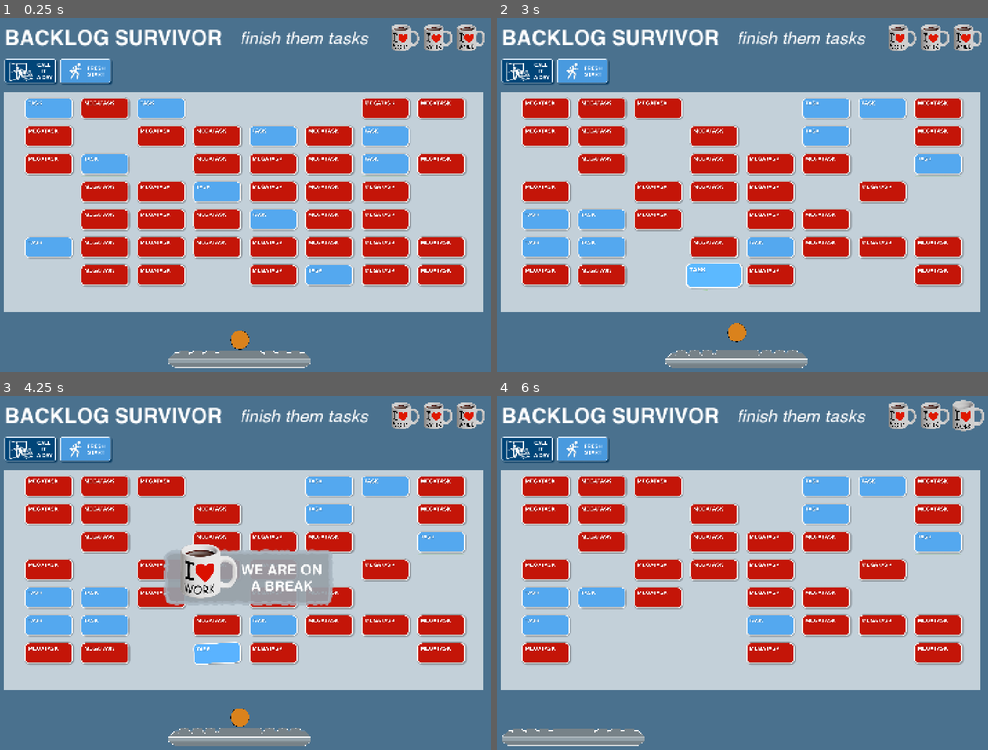
Above: before the commit, frames 1-4 (two rows, left to right).
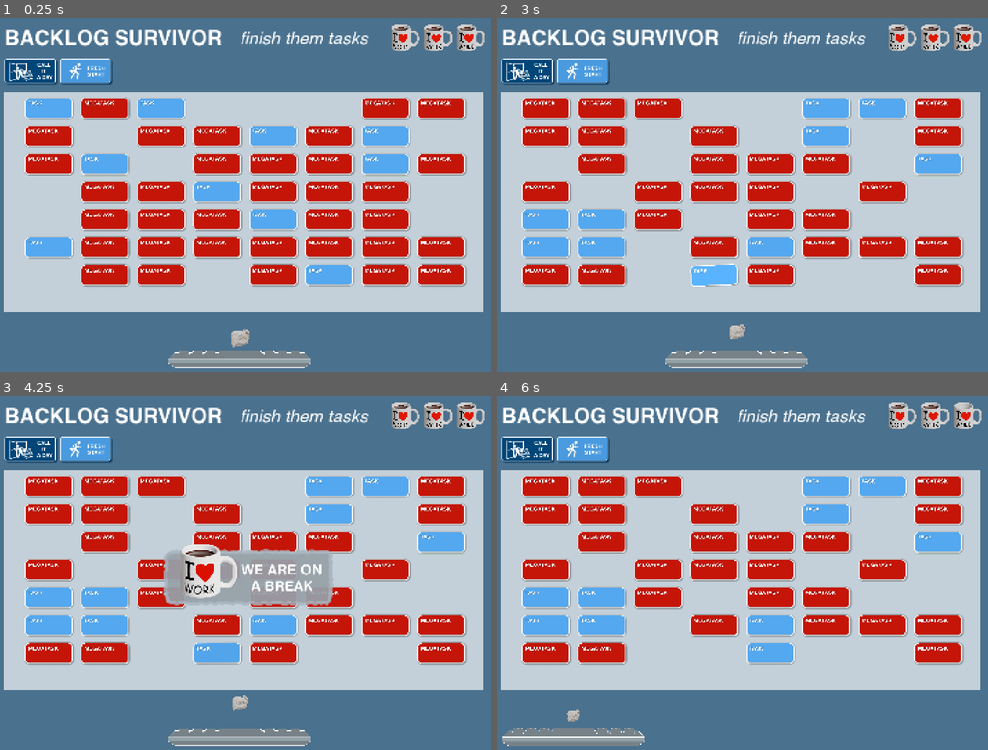
Above: after the commit, the same moments.

Repository: grkovalev/office-game
Game: Godot game, scene res://backlogarkanoid.tscn
Two runs of this game, one before a commit and one after it. Both use one fixed random seed, a clock stepped at 60 frames per second and the inputs below. This scene is started directly instead of the project's main scene.
Inputs (mouse positions are in pixels of both pictures, inside the frame that each line leads up to):
- Up to frame 1 (0.25 s): no input
- Up to frame 2 (3 s): click (585, 74) at 0.5 s; click (585, 74) at 1.25 s; click (585, 74) at 2 s; tap Enter at 2.75 s; move the mouse to (708, 272) at 2.77 s; hold Up (ui_up) from 2.78 s (still down); tap R at 2.85 s; click (708, 272) at 2.92 s
- Up to frame 3 (4.25 s): tap Space at 3.02 s; release Up (ui_up) at 3.5 s; drag from (392, 629) to (211, 650) at 3.52 s
- Up to frame 4 (6 s): tap Space at 4.25 s; move the mouse to (580, 516) at 4.27 s; hold Left (ui_left) 4.28-5 s; tap R at 4.35, 5.85 s; drag from (762, 573) to (580, 516) at 5.02 s; move the mouse to (659, 477) at 5.77 s; hold Left (ui_left) from 5.78 s (still down)

The runs differ from the first frame. In frame 1, 0.2% of the frame differs, in the area x 46-51%, y 87-94%; in frame 2, 0.8%; in frame 3, 0.7%; in frame 4, 3.0%, in the area x 1-100%, y 1-99%.

Commit message:
changed ball to crinkled paper

Diff:
--- a/backlogarkanoid.tscn
+++ b/backlogarkanoid.tscn
@@ -139,8 +139,8 @@
 [node name="ball" type="Node2D" parent="." unique_id=630147723]
 
 [node name="ballctrl" type="Node2D" parent="ball" unique_id=687998390]
-position = Vector2(756, 968)
-scale = Vector2(0.2, 0.2)
+position = Vector2(756, 966.99994)
+scale = Vector2(0.244, 0.244)
 
 [node name="ball_char" type="CharacterBody2D" parent="ball/ballctrl" unique_id=775356162]
 scale = Vector2(0.99999994, 0.99999994)
@@ -153,7 +153,8 @@
 bounds_path = NodePath("../../../bg/bg_tiles")
 
 [node name="ball_img" type="Sprite2D" parent="ball/ballctrl/ball_char" unique_id=1378949881]
-scale = Vector2(1.0000002, 1.0000002)
+position = Vector2(-5.531311e-05, -5.0000553)
+scale = Vector2(1.2031252, 1.2031252)
 texture = ExtResource("4_n0iij")
 
 [node name="ball_coll" type="CollisionShape2D" parent="ball/ballctrl/ball_char" unique_id=955069382]
Binary file changed: ui_buttons/backlogarkanoid/ui_backlogarkanoid/ball_img.png
